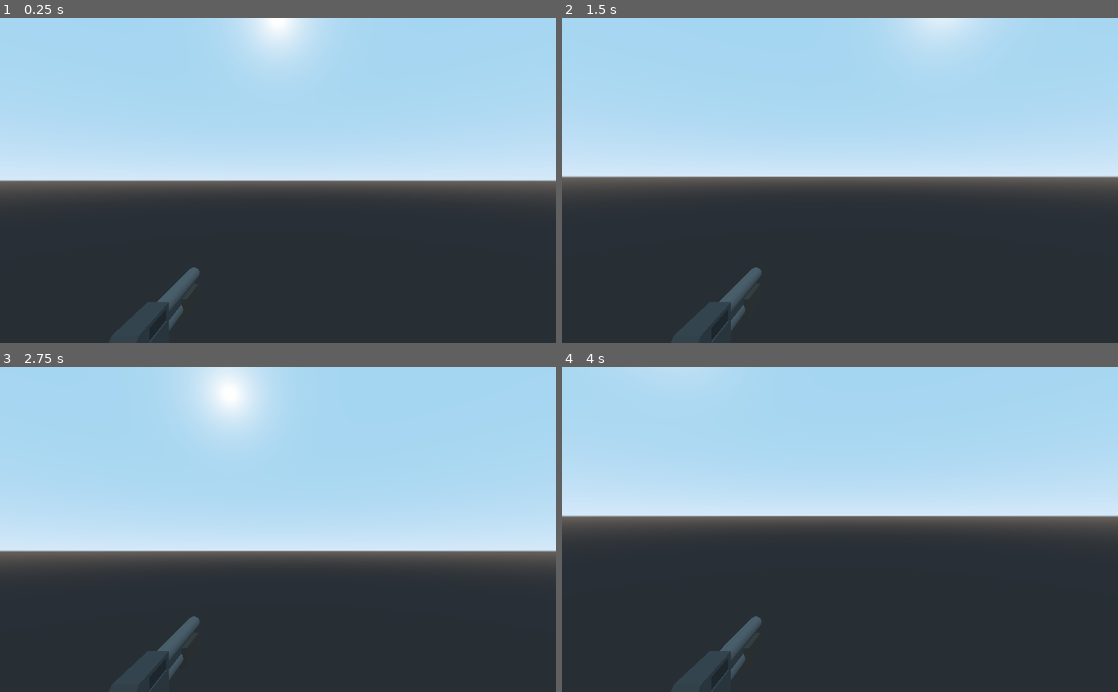
Above: before the commit, frames 1-4 (two rows, left to right).
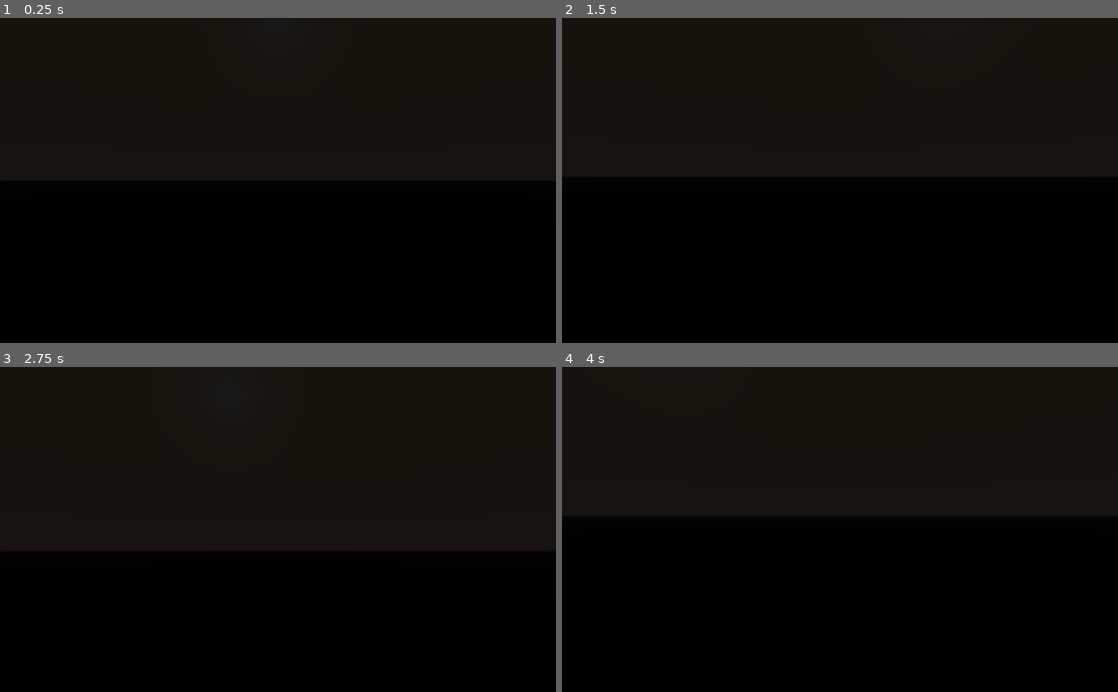
Above: after the commit, the same moments.

Repository: WillNilges/Slender-RIT
Game: Godot game, scene res://player.tscn
Two runs of this game, one before a commit and one after it. Both use one fixed random seed, a clock stepped at 60 frames per second and the inputs below.
Inputs (mouse positions are in pixels of both pictures, inside the frame that each line leads up to):
- Up to frame 1 (0.25 s): no input
- Up to frame 2 (1.5 s): tap Enter (ui_accept) at 0.5, 1.25 s; move the mouse to (867, 180) at 0.52 s; hold W (move_forward) from 0.53 s (still down); tap F (shoot) at 0.6 s; tap Space (jump) at 0.77 s; move the mouse to (812, 180) at 1.27 s; tap Shift (sprint) at 1.35 s
- Up to frame 3 (2.75 s): keep holding W (move_forward); tap Space (jump) at 1.52 s; tap Enter (ui_accept) at 2 s; move the mouse to (289, 523) at 2.02 s; tap F (shoot) at 2.1 s
- Up to frame 4 (4 s): keep holding W (move_forward); tap Enter (ui_accept) at 2.75, 3.5 s; move the mouse to (834, 536) at 2.77 s; tap Shift (sprint) at 2.85 s; tap Space (jump) at 3.02, 3.77 s; move the mouse to (878, 532) at 3.52 s; tap F (shoot) at 3.6 s

The runs differ from the first frame. In frame 1, 100% of the frame differs, in the area x 0-100%, y 0-100%; in frame 2, 100%; in frame 3, 100%; in frame 4, 100%.
Error in both runs: Invalid set index 'max_value' (on base: 'null instance') with value of type 'int'. (res://player.gd:160)

Commit message:
Make it dark.

Diff:
--- a/Grace Watson Quad.tscn
+++ b/Grace Watson Quad.tscn
@@ -36,6 +36,7 @@
 transform = Transform( -10, 0, 8.14603e-07, 0, 5, 0, -3.25841e-06, 0, -2.5, -17.5, 0, 47 )
 
 [node name="Block6" parent="." instance=ExtResource( 1 )]
+editor/display_folded = true
 transform = Transform( -1.62921e-06, 0, -2.5, 0, 5, 0, 10, 0, -4.07302e-07, 7.5, 0, 46.5 )
 
 [node name="MeshInstance2" type="MeshInstance" parent="Block6"]
@@ -43,6 +44,7 @@
 material/0 = SubResource( 2 )
 
 [node name="Block8" parent="." instance=ExtResource( 1 )]
+editor/display_folded = true
 transform = Transform( -1.62921e-06, 0, -2.5, 0, 5, 0, 10, 0, -4.07302e-07, -5, 0, 46.5 )
 
 [node name="MeshInstance2" type="MeshInstance" parent="Block8"]
--- a/Spatial.tscn
+++ b/Spatial.tscn
@@ -8,6 +8,7 @@
 [ext_resource path="res://UI2.tscn" type="PackedScene" id=6]
 [ext_resource path="res://User Interface.gd" type="Script" id=7]
 [ext_resource path="res://collectables/collectableHead.tscn" type="PackedScene" id=8]
+[ext_resource path="res://healthcenter.tscn" type="PackedScene" id=9]
 
 [sub_resource type="BoxShape" id=1]
 
@@ -29,16 +30,29 @@
 [node name="Monster" parent="." instance=ExtResource( 2 )]
 transform = Transform( 1, 0, 0, 0, 1, 0, 0, 0, 1, -3.72529e-09, 1.01083, 28.2507 )
 
-[node name="RigidBody" type="RigidBody" parent="."]
+[node name="THe G W O U N D" type="RigidBody" parent="."]
 editor/display_folded = true
 transform = Transform( 1, 0, 0, 0, 1, 0, 0, 0, 1, -3.72529e-09, -1.19209e-07, 0 )
 mode = 1
 
-[node name="CollisionShape" type="CollisionShape" parent="RigidBody"]
+[node name="CollisionShape" type="CollisionShape" parent="THe G W O U N D"]
 transform = Transform( 50, 0, 0, 0, 0.5, 0, 0, 0, 50, 0, 0, 0 )
 shape = SubResource( 1 )
 
-[node name="CSGMesh" type="CSGMesh" parent="RigidBody"]
+[node name="CSGMesh" type="CSGMesh" parent="THe G W O U N D"]
+transform = Transform( 50, 0, 0, 0, 0.5, 0, 0, 0, 50, 0, 0, 0 )
+mesh = SubResource( 2 )
+
+[node name="THe G W O U N D2" type="RigidBody" parent="."]
+editor/display_folded = true
+transform = Transform( 1, 0, 0, 0, 1, 0, 0, 0, 1, 81.1365, -1.19209e-07, 0 )
+mode = 1
+
+[node name="CollisionShape" type="CollisionShape" parent="THe G W O U N D2"]
+transform = Transform( 50, 0, 0, 0, 0.5, 0, 0, 0, 50, 0, 0, 0 )
+shape = SubResource( 1 )
+
+[node name="CSGMesh" type="CSGMesh" parent="THe G W O U N D2"]
 transform = Transform( 50, 0, 0, 0, 0.5, 0, 0, 0, 50, 0, 0, 0 )
 mesh = SubResource( 2 )
 
@@ -849,3 +863,6 @@
 
 [node name="collectableHead8" parent="." instance=ExtResource( 8 )]
 transform = Transform( 1, 0, 0, 0, 1, 0, 0, 0, 1, 12.8633, 1.48644, 0 )
+
+[node name="healthcenter" parent="." instance=ExtResource( 9 )]
+transform = Transform( 0.018205, 0, -0.999834, 0, 1, 0, 0.999834, 0, 0.018205, 94.791, 1.45034, -0.733284 )
--- a/default_env.tres
+++ b/default_env.tres
@@ -1,7 +1,13 @@
 [gd_resource type="Environment" load_steps=2 format=2]
 
 [sub_resource type="ProceduralSky" id=1]
+sky_top_color = Color( 0.945098, 0.815686, 0.647059, 1 )
+sky_horizon_color = Color( 0.980392, 0.839216, 0.839216, 1 )
 
 [resource]
 background_mode = 2
 background_sky = SubResource( 1 )
+background_energy = 0.01
+ambient_light_color = Color( 1, 0.72549, 0, 1 )
+ambient_light_energy = 0.2
+fog_color = Color( 0.701961, 0.635294, 0.501961, 1 )
--- /dev/null
+++ b/healthcenter.tscn
@@ -0,0 +1,14 @@
+[gd_scene load_steps=2 format=2]
+
+[ext_resource path="res://Block.tscn" type="PackedScene" id=1]
+
+[node name="HealthCenter" type="Spatial"]
+
+[node name="Block" parent="." instance=ExtResource( 1 )]
+transform = Transform( 2.5, 0, 0, 0, 3, 0, 0, 0, 5, -4.55657, 1.00413, 0.851522 )
+
+[node name="Block2" parent="." instance=ExtResource( 1 )]
+transform = Transform( 10, 0, 0, 0, 3, 0, 0, 0, 15, 12.7921, 1.00413, 6.32807 )
+
+[node name="Block3" parent="." instance=ExtResource( 1 )]
+transform = Transform( 5, 0, 0, 0, 0.5, 0, 0, 0, 1, 0.633722, 3.46469, -0.119887 )
Not shown: 1 places in Spatial.tscn that only renumber resources
